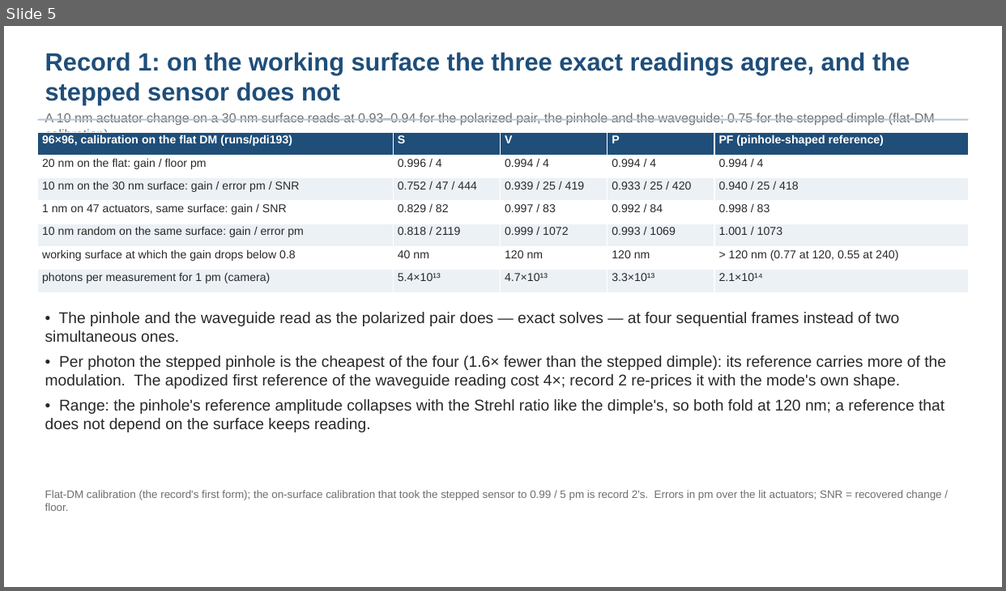
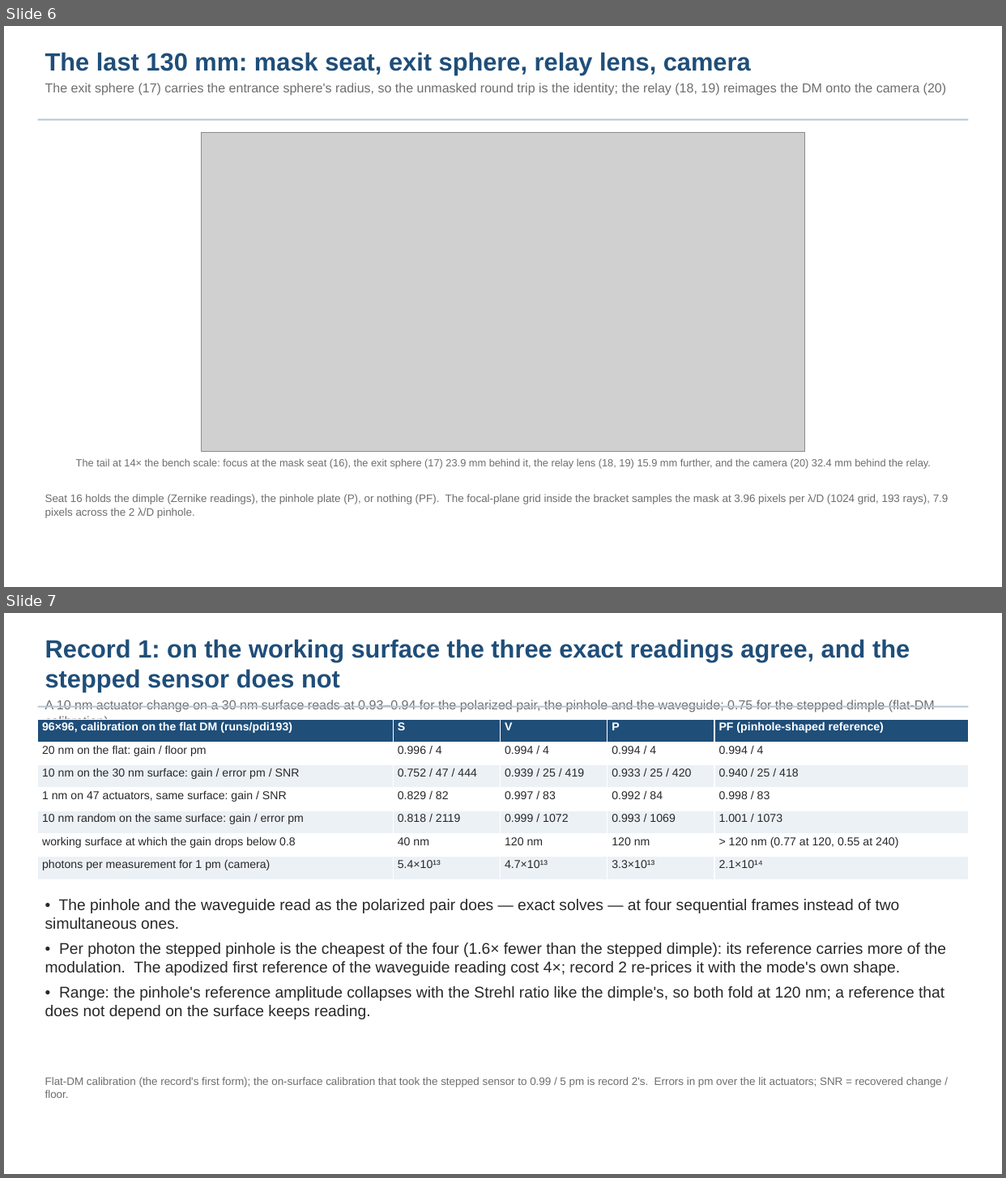
Before and after one commit to nasa-jpl/macos, a slide deck: demo_session/deck_pdi.pptx. Shown one above the other, each under a label of ours: slide 5 before the commit, slides 6 and 7 after it. The pictures are 1006x591 and 1006x1178 pixels, drawn with LibreOffice and Linux fonts; fonts in the diff are those of the drawing; grey boxes stand for pictures. Boxes give left, top, right and bottom in pixels: in the first picture for what was removed or moved away, otherwise in the second. Text is boxed around its words. In the diff, an @@ line names an element or a change of style, - is before the commit and + after.

```diff
--- a/demo_session/deck_pdi.pptx
+++ b/demo_session/deck_pdi.pptx
@@ slide 6 added at <box>4,26,1002,587</box>, background #FFFFFF @@
@@ text added at <box>45,52,946,96</box>, 12.5 pt, text #6E6E6E @@
+The last 130 mm: mask seat, exit sphere, relay lens, camera
+The exit sphere (17) carries the entrance sphere's radius, so the unmasked round trip is the identity; the relay (18, 19) reimages the DM onto the camera (20)
@@ rectangle added at <box>38,119,968,120</box>, fill #B8C6D4 @@
@@ picture added at <box>201,132,804,452</box> @@
@@ text added at <box>76,459,931,469</box>, 10 pt, text #6E6E6E @@
+The tail at 14× the bench scale: focus at the mask seat (16), the exit sphere (17) 23.9 mm behind it, the relay lens (18, 19) 15.9 mm further, and the camera (20) 32.4 mm behind the relay.
@@ text added at <box>45,494,948,518</box>, 10.5 pt, text #6E6E6E @@
+Seat 16 holds the dimple (Zernike readings), the pinhole plate (P), or nothing (PF). The focal-plane grid inside the bracket samples the mask at 3.96 pixels per λ/D (1024 grid, 193 rays), 7.9 pixels across the 2 λ/D pinhole.
@@ what was slide 5 is now slide 7 @@
```
Also in this commit, not shown: 2 slides changed, 1 other slide added, 4 other files.
